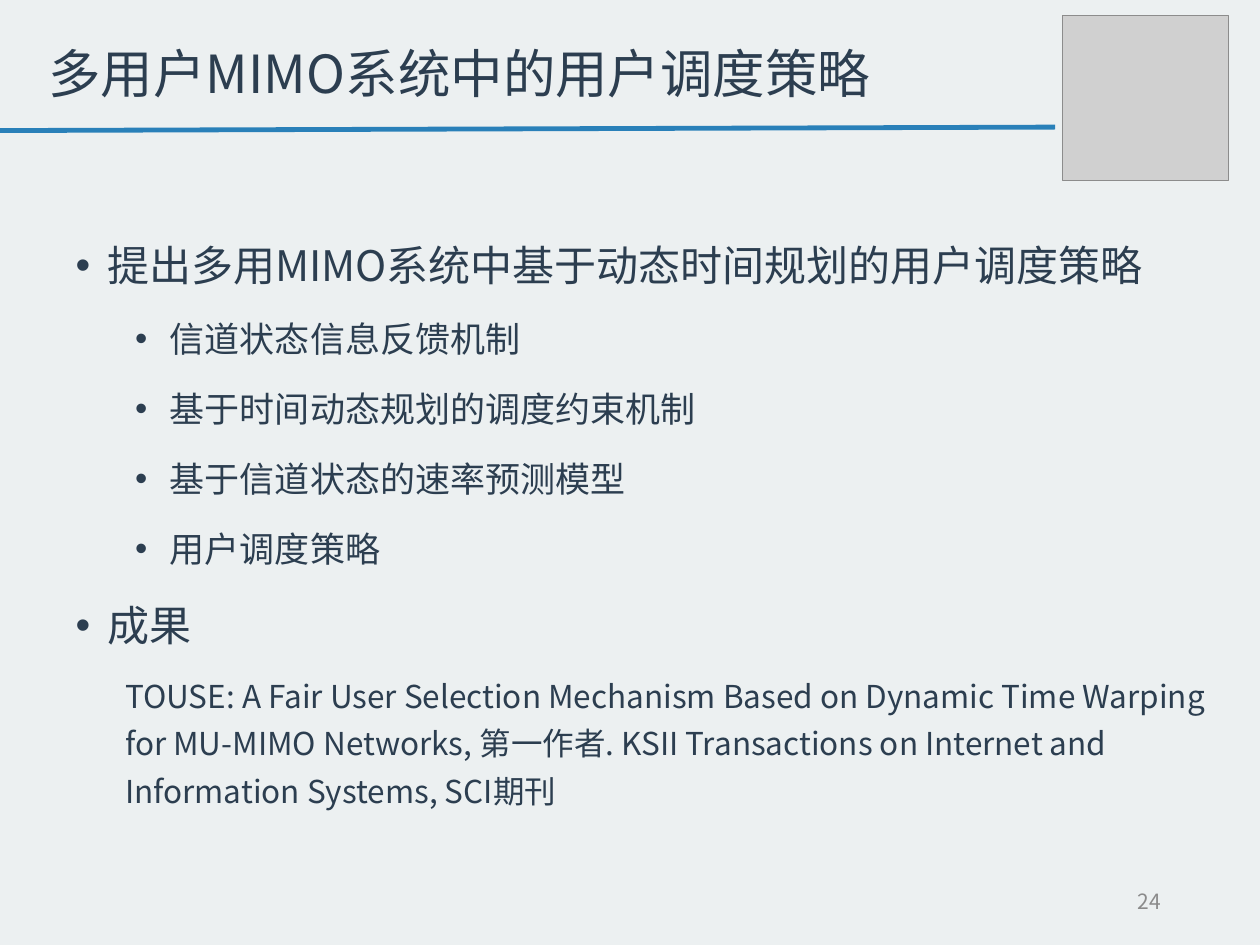
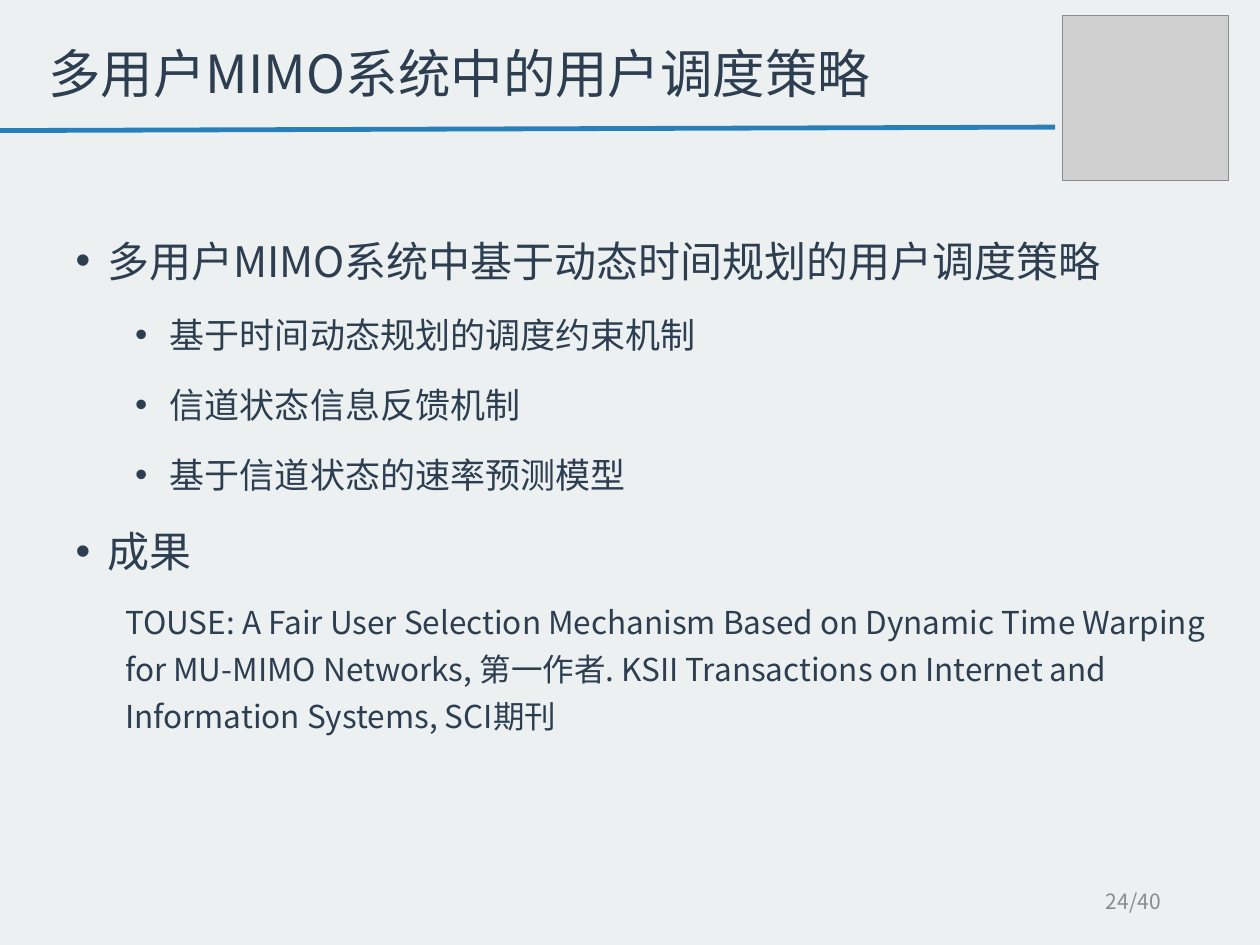
Before and after one commit to tangzhaoshu/playground, a slide deck: slide 24 of ResearchWork/毕业答辩--唐兆树.pptx. Drawn at 1260x945 pixels with LibreOffice and Linux fonts; fonts in the diff are those of the drawing; grey boxes stand for pictures. Boxes give left, top, right and bottom in pixels: in the first picture for what was removed or moved away, otherwise in the second. Text is boxed around its words. In the diff, an @@ line names an element or a change of style, - is before the commit and + after.

```diff
--- a/ResearchWork/毕业答辩--唐兆树.pptx
+++ b/ResearchWork/毕业答辩--唐兆树.pptx
@@ text at bbox=[107, 241, 1101, 351]: text changed @@
-• 提出多用MIMO系统中基于动态时间规划的用户调度策略
+• 多用户MIMO系统中基于动态时间规划的用户调度策略
+• 基于时间动态规划的调度约束机制
@@ text at bbox=[170, 392, 696, 425]: paragraph removed @@
-• 基于时间动态规划的调度约束机制
@@ text at bbox=[170, 532, 380, 565]: paragraph removed @@
-• 用户调度策略
@@ page number at bbox=[1106, 892, 1161, 913]: text changed @@
-24
+24/40
```
Also in this commit, not shown: 23 other slides changed, 1 slide added, 18 other files.
